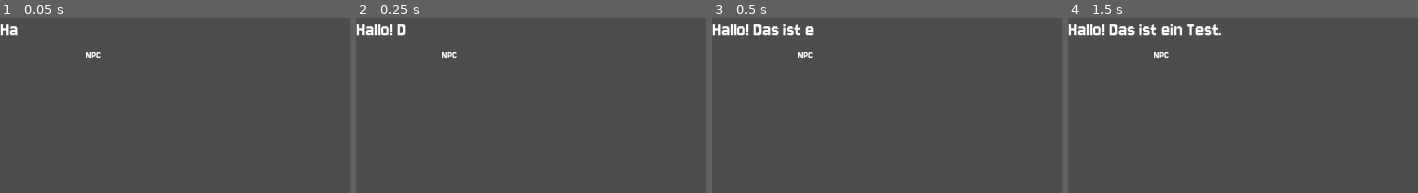
Above: before the commit, frames 1-4 (left to right).
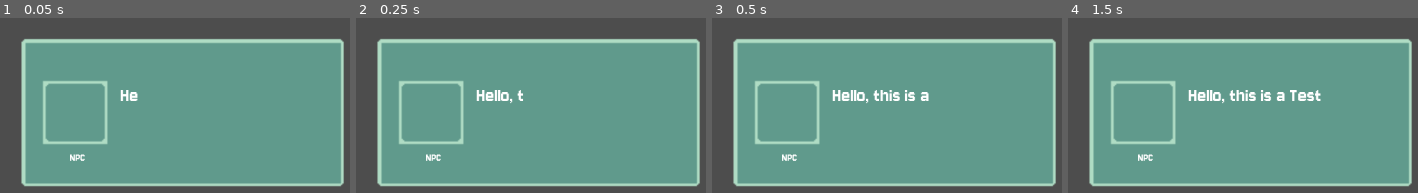
Above: after the commit, the same moments.

Repository: Tiltnick/ip2gd
Game: Godot game, scene res://scenes/dialog/dialog_manager.tscn
Same seed, same stepped clock (60 frames per second), same inputs: the game is played once before the commit and once after it. The project has no main scene, so this scene is started directly.
Inputs:
- Up to frame 1 (0.05 s): no input
- Up to frame 2 (0.25 s): no input
- Up to frame 3 (0.5 s): no input
- Up to frame 4 (1.5 s): tap Enter (ui_accept) at 0.5, 0.77, 1.25 s

The runs differ from the first frame. In frame 1, 78% of the frame differs, in the area x 0-99%, y 3-97%; in frame 2, 79%; in frame 3, 79%; in frame 4, 80%.

Commit message:
UI for Dialog added
Prototyp for UI Dialog Added

Diff:
--- a/scenes/dialog/dialog_manager.tscn
+++ b/scenes/dialog/dialog_manager.tscn
@@ -1,7 +1,8 @@
-[gd_scene load_steps=3 format=3 uid="uid://5ro6t5nvfn0w"]
+[gd_scene load_steps=4 format=3 uid="uid://5ro6t5nvfn0w"]
 
 [ext_resource type="Script" uid="uid://c82i8bus3bmy2" path="res://scripts/dialog/dialog_box.gd" id="1_dlq0r"]
 [ext_resource type="FontFile" uid="uid://dvt47yyobv738" path="res://assets/fonts/Jersey10-Regular.ttf" id="2_lgn1u"]
+[ext_resource type="Texture2D" uid="uid://dualo6y0kjjst" path="res://assets/sprites/ui/Dialog_Prototyp.png" id="2_y2k7g"]
 
 [node name="DialogManager" type="CanvasLayer"]
 
@@ -12,51 +13,65 @@
 offset_bottom = 175.0
 script = ExtResource("1_dlq0r")
 
-[node name="Name" type="Label" parent="DialogBox"]
+[node name="NinePatchRect" type="NinePatchRect" parent="DialogBox"]
+layout_mode = 0
+offset_right = 513.0
+offset_bottom = 273.0
+texture = ExtResource("2_y2k7g")
+
+[node name="Name" type="Label" parent="DialogBox/NinePatchRect"]
 texture_filter = 1
 layout_mode = 1
 anchors_preset = -1
-anchor_left = 0.045
-anchor_top = 0.81000006
-anchor_right = 0.045
-anchor_bottom = 0.81000006
-offset_left = 108.07
-offset_top = -96.750015
-offset_right = 341.07
-offset_bottom = 5.2499847
+anchor_left = 0.097
+anchor_top = 0.689
+anchor_right = 0.097
+anchor_bottom = 0.689
+offset_left = 1.2389984
+offset_top = -5.097
+offset_right = 122.239
+offset_bottom = 33.903
 theme_override_fonts/font = ExtResource("2_lgn1u")
-text = "Das ist der Name
+text = "Here comes the name
 "
+horizontal_alignment = 1
+vertical_alignment = 1
 
-[node name="Portrait" type="TextureRect" parent="DialogBox"]
+[node name="Portrait" type="TextureRect" parent="DialogBox/NinePatchRect"]
 layout_mode = 1
 anchors_preset = -1
-anchor_left = 0.15
-anchor_top = 0.549
-anchor_right = 0.15
-anchor_bottom = 0.549
-offset_left = 32.899998
-offset_top = -5.0750046
-offset_right = 177.9
-offset_bottom = 57.924995
+anchor_left = 0.21200001
+anchor_top = 0.5
+anchor_right = 0.21200001
+anchor_bottom = 0.5
+offset_left = -41.756004
+offset_top = -35.5
+offset_right = 41.243996
+offset_bottom = 36.5
 
-[node name="Dialog" type="RichTextLabel" parent="DialogBox"]
+[node name="Dialog" type="RichTextLabel" parent="DialogBox/NinePatchRect"]
 texture_filter = 1
-layout_mode = 0
-offset_left = 1.0
-offset_right = 597.0
-offset_bottom = 275.0
+layout_mode = 1
+anchors_preset = -1
+anchor_left = 0.33600003
+anchor_top = 0.342
+anchor_right = 0.33600003
+anchor_bottom = 0.342
+offset_left = 1.6319885
+offset_top = 1.633995
+offset_right = 312.632
+offset_bottom = 132.634
 theme_override_fonts/normal_font = ExtResource("2_lgn1u")
 theme_override_fonts/bold_font = ExtResource("2_lgn1u")
 theme_override_fonts/bold_italics_font = ExtResource("2_lgn1u")
 theme_override_fonts/italics_font = ExtResource("2_lgn1u")
 theme_override_fonts/mono_font = ExtResource("2_lgn1u")
 theme_override_font_sizes/normal_font_size = 30
-text = "Das ist der Dialog Text"
+text = "Here comes the dialog"
 
-[node name="Choices" type="VBoxContainer" parent="DialogBox"]
+[node name="Choices" type="VBoxContainer" parent="DialogBox/NinePatchRect"]
 layout_mode = 0
-offset_left = 8.0
-offset_top = 97.0
-offset_right = 517.0
-offset_bottom = 319.0
+offset_left = 174.0
+offset_top = 89.0
+offset_right = 485.0
+offset_bottom = 227.0
--- a/scripts/dialog/dialog_box.gd
+++ b/scripts/dialog/dialog_box.gd
@@ -1,10 +1,10 @@
 extends Control
 
 # References to UI elements inside the scene
-@onready var portrait = $Portrait
-@onready var name_label = $Name
-@onready var choices = $Choices
-@onready var dialog_text: RichTextLabel = $Dialog
+@onready var portrait = $NinePatchRect/Portrait
+@onready var name_label = $NinePatchRect/Name
+@onready var choices = $NinePatchRect/Choices
+@onready var dialog_text: RichTextLabel = $NinePatchRect/Dialog
 
 # Settings and state
 @export var typing_speed := 0.02   # Delay between each character
@@ -13,7 +13,7 @@
 
 func _ready():
 	hide()
-	show_dialog("NPC", null, "Hallo! Das ist ein Test.")  # Example dialog on startup
+	show_dialog("NPC", null, "Hello, this is a Test")  # Example dialog on startup
 
 func show_dialog(charakter_name: String = "", portrait_texture: Texture2D = null, text: String = ""):
 	# Handle the character name label
Binary file added: assets/sprites/ui/Dialog_Prototyp.png
Not shown, added: assets/sprites/ui/Dialog_Prototyp.png.import
